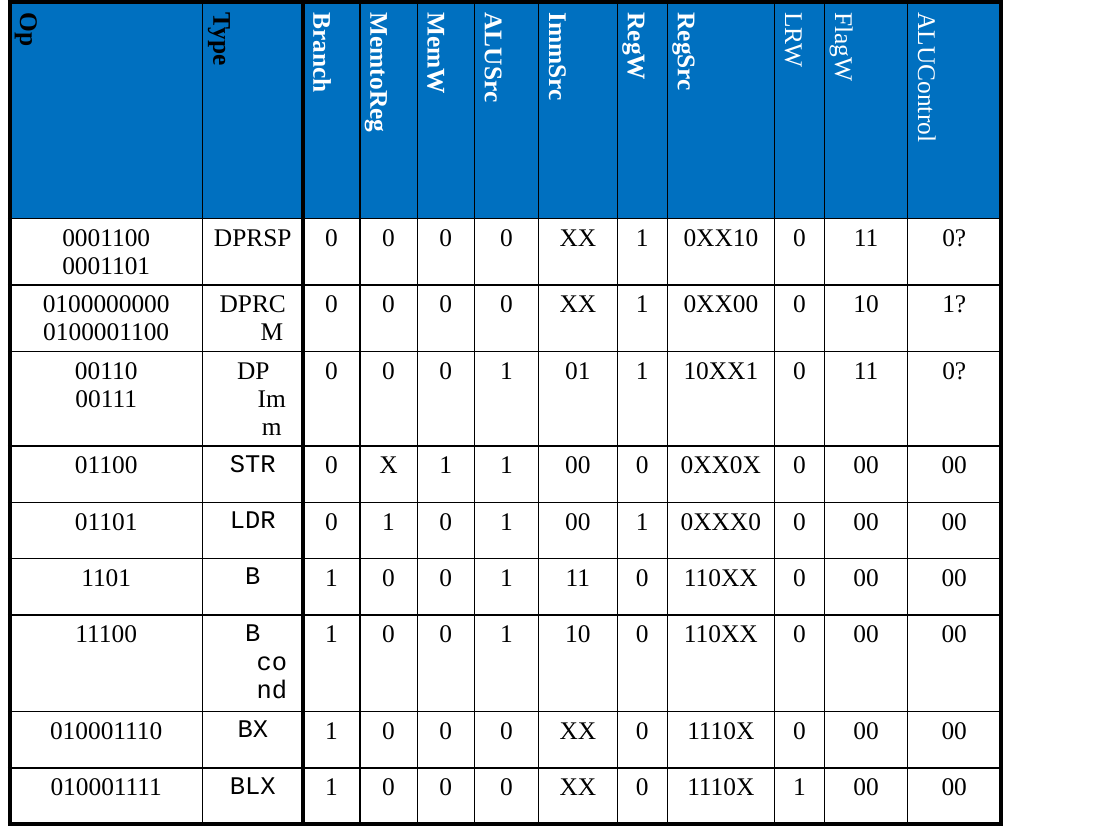
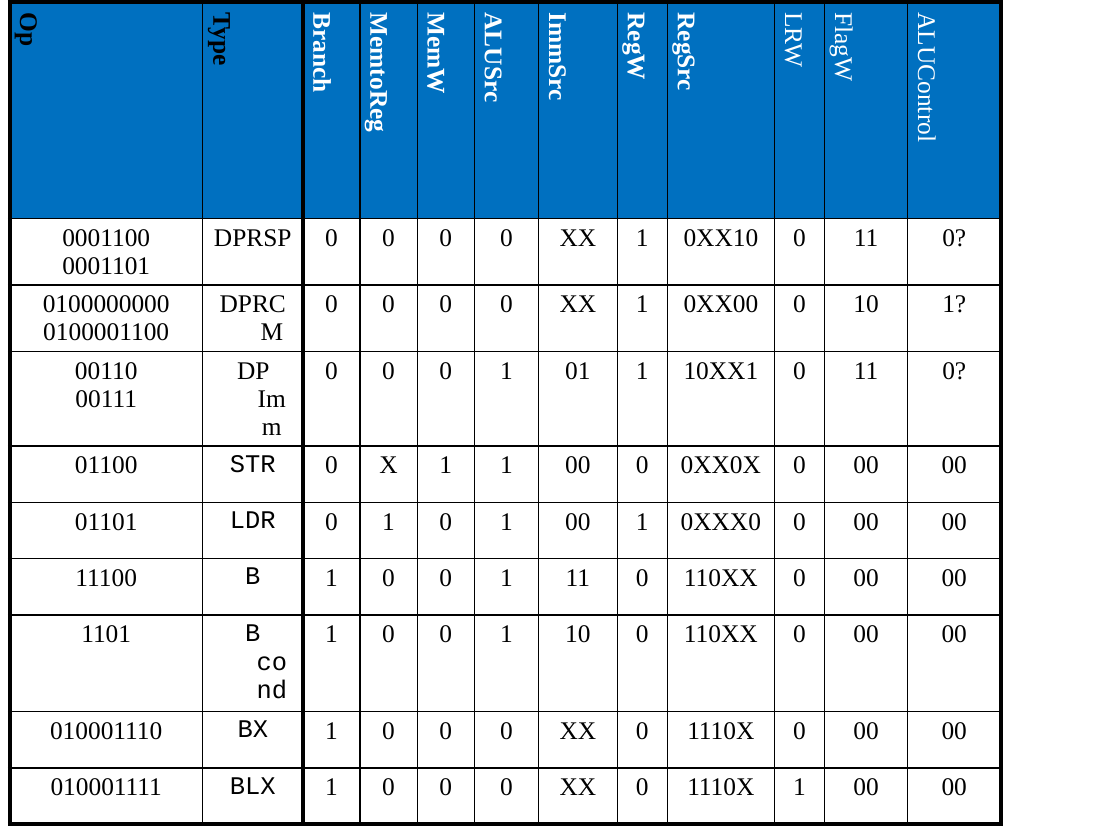
Before and after one commit to jardelufc/RISCME, a slide deck: slide 4 of docs/RISCME..pptx. Drawn at 1120x840 pixels with LibreOffice and Linux fonts; fonts in the diff are those of the drawing. Boxes give left, top, right and bottom in pixels: in the first picture for what was removed or moved away, otherwise in the second. Text is boxed around its words. In the diff, an @@ line names an element or a change of style, - is before the commit and + after.

```diff
--- a/docs/RISCME..pptx
+++ b/docs/RISCME..pptx
@@ table at (10,2,1001,800) @@
-row 7, column 1: 1101
+row 7, column 1: 11100
-row 8, column 1: 11100
+row 8, column 1: 1101
```
Also in this commit, not shown: 4 other files.
